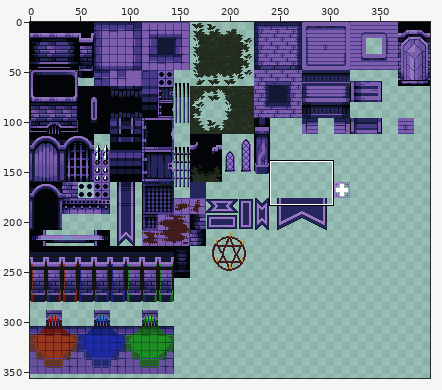
Sprite sheet -- Assets/Sprites/Tiles.png. The first picture is a wide view before the edit; the outline marks the close-up.
Close-up. Before the commit:
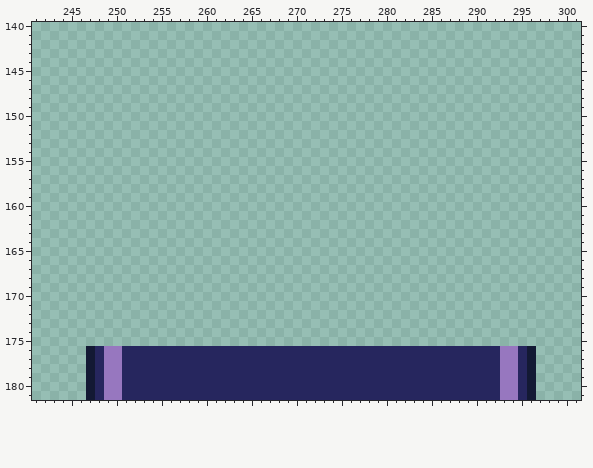
The file is 400x400 pixels. Colours within 5 levels of each other are drawn and written as one. Shown: x 241..301, y 140..181. The wide view leaves out empty margins.
Once edited:
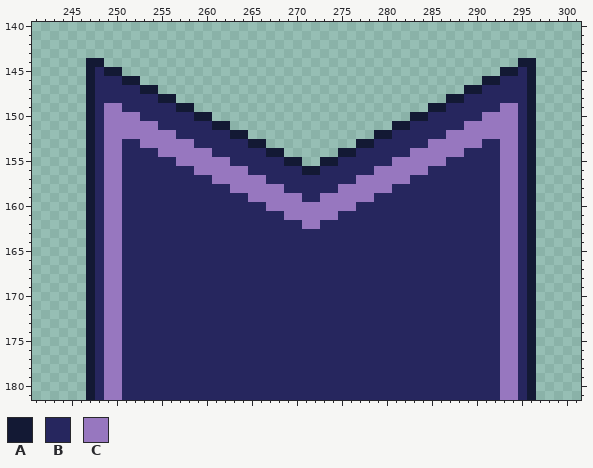
Palette (. is transparent): A #131934  B #26265e  C #9777bf
Edits made:
Changed rows in their new state; - is an unchanged pixel.
first column x 247:
144 AA----------------------------------------------AA
145 ABAA------------------------------------------AABA
146 ABBBAA--------------------------------------AABBBA
147 ABBBBBAA----------------------------------AABBBBBA
148 ABBBBBBBAA------------------------------AABBBBBBBA
149 ABCCBBBBBBAA--------------------------AABBBBBBCCBA
150 ABCCCCBBBBBBAA----------------------AABBBBBBCCCCBA
151 ABCCCCCCBBBBBBAA------------------AABBBBBBCCCCCCBA
152 ABCCCCCCCCBBBBBBAA--------------AABBBBBBCCCCCCCCBA
153 ABCCBBCCCCCCBBBBBBAA----------AABBBBBBCCCCCCBBCCBA
154 ABCCBBBBCCCCCCBBBBBBAA------AABBBBBBCCCCCCBBBBCCBA
155 ABCCBBBBBBCCCCCCBBBBBBAA--AABBBBBBCCCCCCBBBBBBCCBA
156 ABCCBBBBBBBBCCCCCCBBBBBBAABBBBBBCCCCCCBBBBBBBBCCBA
157 ABCCBBBBBBBBBBCCCCCCBBBBBBBBBBCCCCCCBBBBBBBBBBCCBA
158 ABCCBBBBBBBBBBBBCCCCCCBBBBBBCCCCCCBBBBBBBBBBBBCCBA
159 ABCCBBBBBBBBBBBBBBCCCCCCBBCCCCCCBBBBBBBBBBBBBBCCBA
160 ABCCBBBBBBBBBBBBBBBBCCCCCCCCCCBBBBBBBBBBBBBBBBCCBA
161 ABCCBBBBBBBBBBBBBBBBBBCCCCCCBBBBBBBBBBBBBBBBBBCCBA
162 ABCCBBBBBBBBBBBBBBBBBBBBCCBBBBBBBBBBBBBBBBBBBBCCBA
163 ABCCBBBBBBBBBBBBBBBBBBBBBBBBBBBBBBBBBBBBBBBBBBCCBA
164 ABCCBBBBBBBBBBBBBBBBBBBBBBBBBBBBBBBBBBBBBBBBBBCCBA
165 ABCCBBBBBBBBBBBBBBBBBBBBBBBBBBBBBBBBBBBBBBBBBBCCBA
166 ABCCBBBBBBBBBBBBBBBBBBBBBBBBBBBBBBBBBBBBBBBBBBCCBA
167 ABCCBBBBBBBBBBBBBBBBBBBBBBBBBBBBBBBBBBBBBBBBBBCCBA
168 ABCCBBBBBBBBBBBBBBBBBBBBBBBBBBBBBBBBBBBBBBBBBBCCBA
169 ABCCBBBBBBBBBBBBBBBBBBBBBBBBBBBBBBBBBBBBBBBBBBCCBA
170 ABCCBBBBBBBBBBBBBBBBBBBBBBBBBBBBBBBBBBBBBBBBBBCCBA
171 ABCCBBBBBBBBBBBBBBBBBBBBBBBBBBBBBBBBBBBBBBBBBBCCBA
172 ABCCBBBBBBBBBBBBBBBBBBBBBBBBBBBBBBBBBBBBBBBBBBCCBA
173 ABCCBBBBBBBBBBBBBBBBBBBBBBBBBBBBBBBBBBBBBBBBBBCCBA
174 ABCCBBBBBBBBBBBBBBBBBBBBBBBBBBBBBBBBBBBBBBBBBBCCBA
175 ABCCBBBBBBBBBBBBBBBBBBBBBBBBBBBBBBBBBBBBBBBBBBCCBA
Boxes around the changes in both close-ups, in picture pixels (x1, y1, x2, y2):
added: (86, 58, 536, 346)
